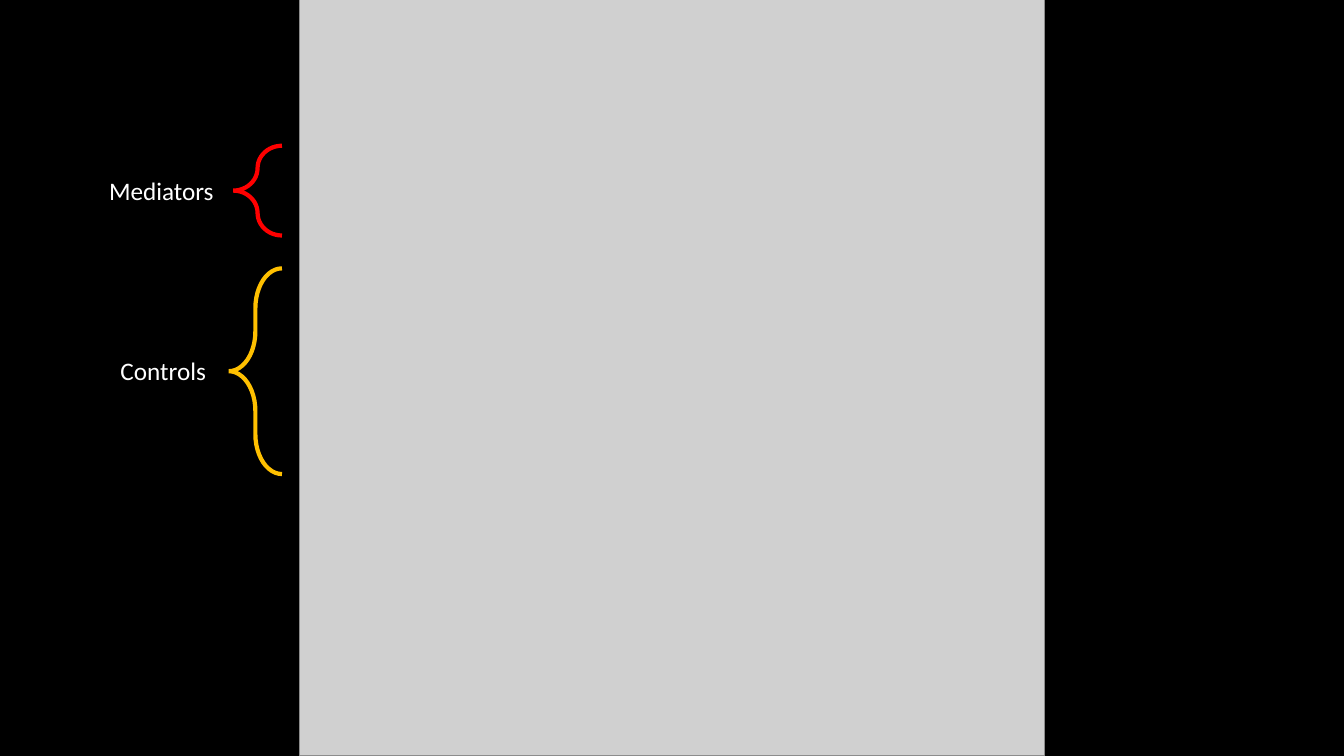
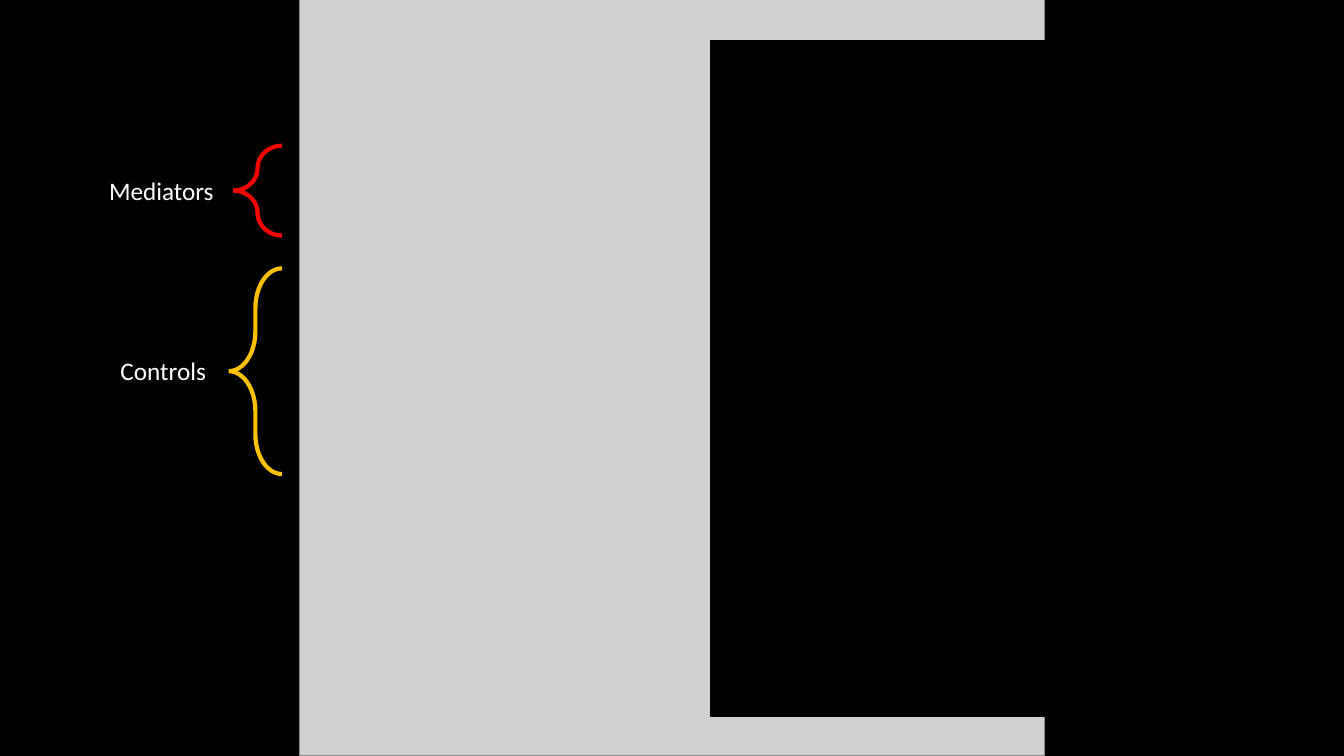
Before and after one commit to hughjonesd/trading-genetics, a slide deck: slide 22 of UEA presentation.pptx (slide 21 before the commit). Drawn at 1344x756 pixels with LibreOffice and Linux fonts; fonts in the diff are those of the drawing; grey boxes stand for pictures. Boxes give left, top, right and bottom in pixels: in the first picture for what was removed or moved away, otherwise in the second. Text is boxed around its words. In the diff, an @@ line names an element or a change of style, - is before the commit and + after.

```diff
--- a/UEA presentation.pptx
+++ b/UEA presentation.pptx
@@ rectangle added at (x1=711, y1=40, x2=1046, y2=716), fill #000000, outline #000000 1 pt @@
```
Also in this commit, not shown: 4 other slides changed, 1 slide added, 4 other files.
